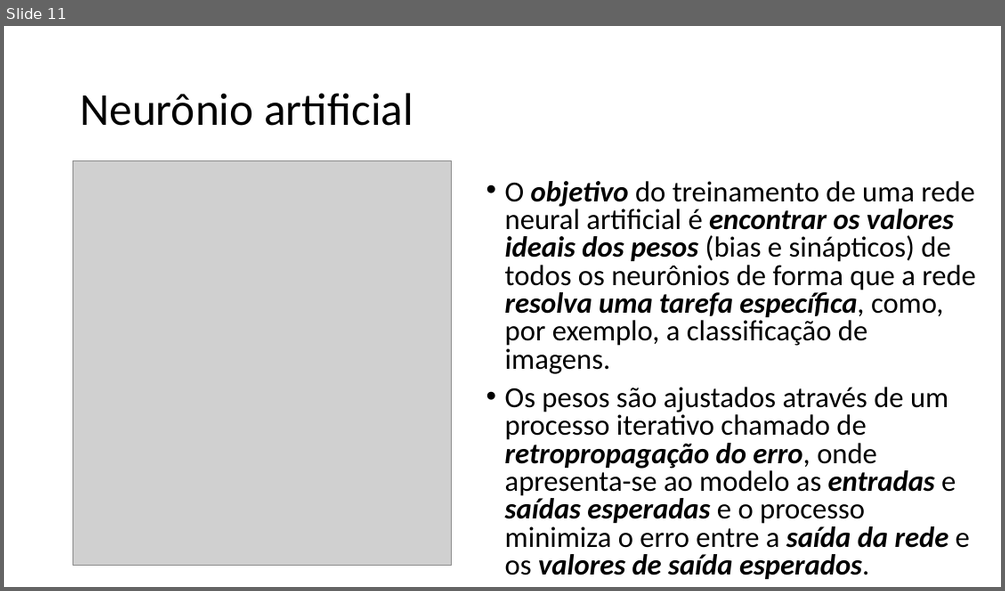
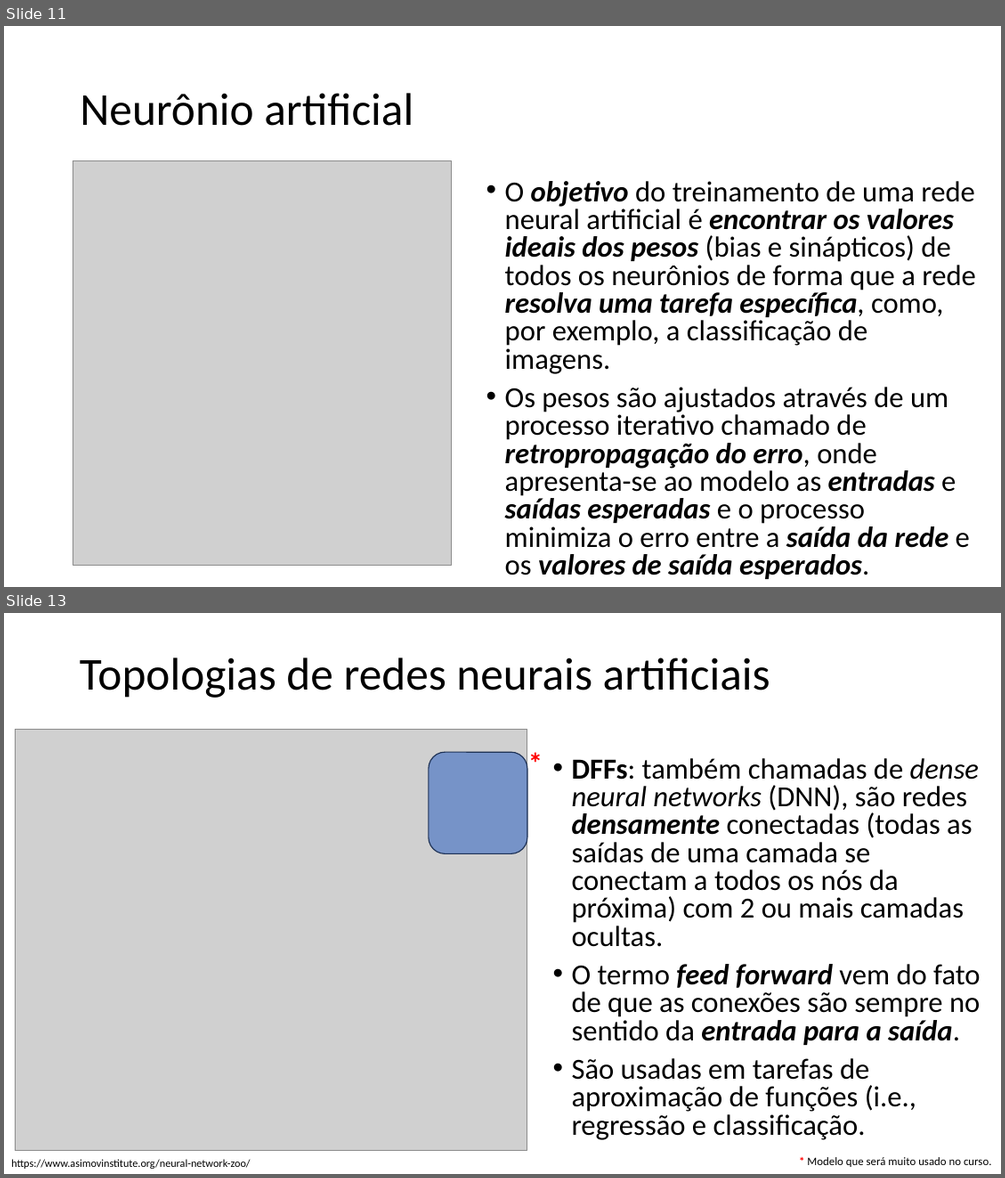
Before and after one commit to zz4fap/tp557-iot-ml, a slide deck: slides/TP557_3_Desafios_do_TinyML_machine_learning.pptx. Shown one above the other, each under a label of ours: slide 11 before the commit, slides 11 and 13 after it; the slides between them are not shown. The pictures are 1005x591 and 1005x1178 pixels, drawn with LibreOffice and Linux fonts; fonts in the diff are those of the drawing; grey boxes stand for pictures. Boxes give left, top, right and bottom in pixels: in the first picture for what was removed or moved away, otherwise in the second. Text is boxed around its words. In the diff, an @@ line names an element or a change of style, - is before the commit and + after.

```diff
--- a/slides/TP557_3_Desafios_do_TinyML_machine_learning.pptx
+++ b/slides/TP557_3_Desafios_do_TinyML_machine_learning.pptx
@@ slide 13 added at (4, 613, 1001, 1174), background #FFFFFF @@
@@ title added at (80, 657, 770, 698), 44 pt, text #000000 @@
+Topologias de redes neurais artificiais
@@ picture added at (15, 729, 527, 1150) @@
@@ text added at (521, 741, 549, 784), 28 pt, text #FF0000, bold @@
+*
@@ rounded rectangle added at (429, 752, 527, 854), fill #4472C4 at 64% opacity, outline #1E3256 1 pt @@
@@ text added at (572, 758, 979, 1140), 28 pt, text #000000 @@
+• DFFs: também chamadas de dense neural networks (DNN), são redes densamente conectadas (todas as saídas de uma camada se conectam a todos os nós da próxima) com 2 ou mais camadas ocultas.
+• O termo feed forward vem do fato de que as conexões são sempre no sentido da entrada para a saída.
+• São usadas em tarefas de aproximação de funções (i.e., regressão e classificação.
@@ text added at (11, 1159, 250, 1168), 10.5 pt, text #000000 @@
+https://www.asimovinstitute.org/neural-network-zoo/
@@ text added at (807, 1157, 992, 1167), 11 pt, text #000000 @@
+* Modelo que será muito usado no curso.
```
Also in this commit, not shown: 7 other slides added, 1 slide removed.
